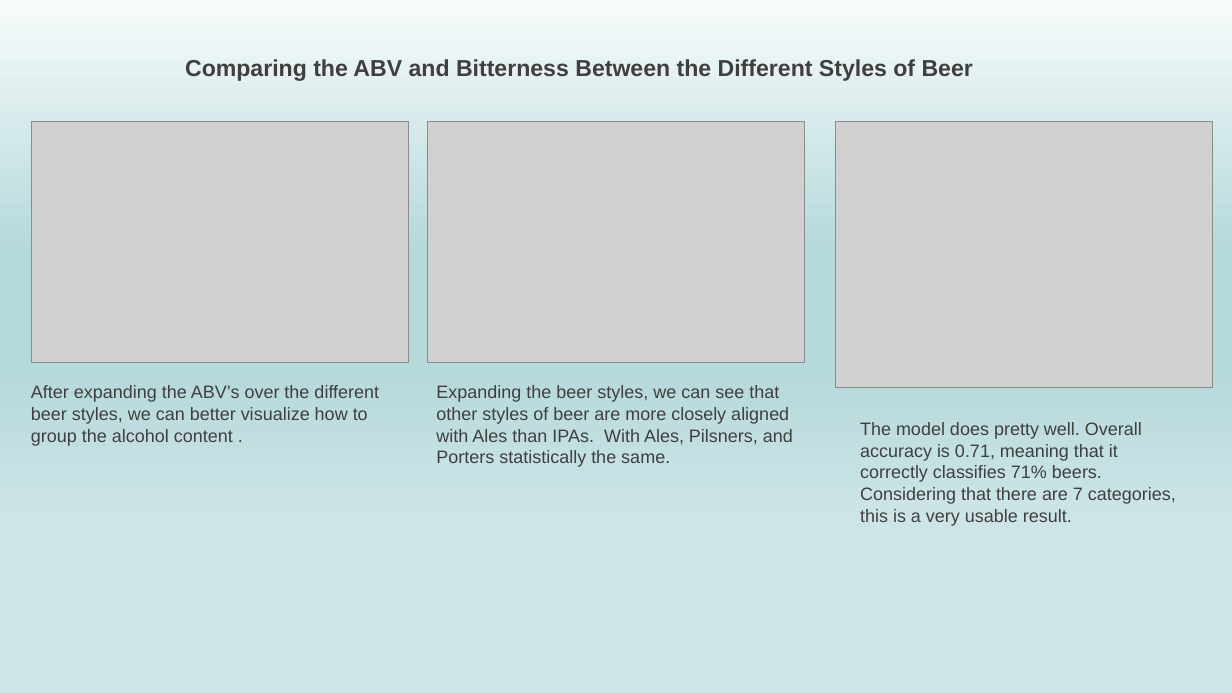
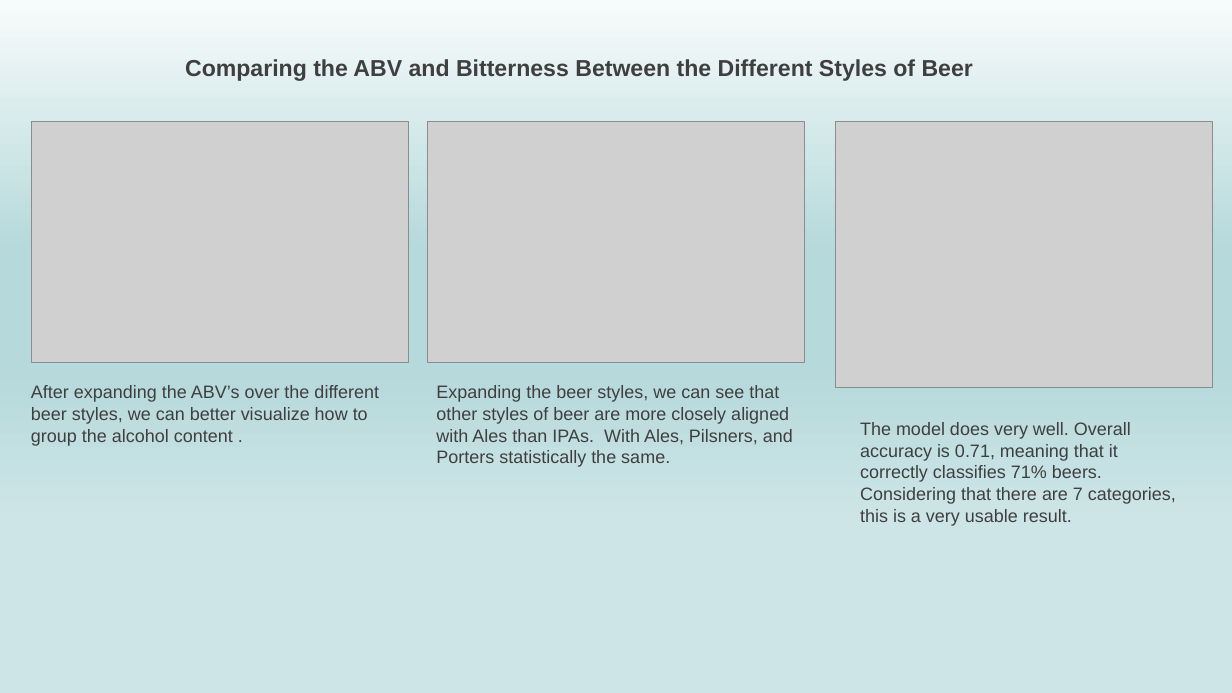
Before and after one commit to NickSager/MSDS_6306_Project1, a slide deck: slide 12 of Group4_CaseStudy1.pptx. Drawn at 1232x693 pixels with LibreOffice and Linux fonts; fonts in the diff are those of the drawing; grey boxes stand for pictures. Boxes give left, top, right and bottom in pixels: in the first picture for what was removed or moved away, otherwise in the second. Text is boxed around its words. In the diff, an @@ line names an element or a change of style, - is before the commit and + after.

```diff
--- a/Group4_CaseStudy1.pptx
+++ b/Group4_CaseStudy1.pptx
@@ text at [860,422,1176,526]: text changed @@
-The model does pretty well. Overall accuracy is 0.71, meaning that it correctly classifies 71% beers. Considering that there are 7 categories, this is a very usable result.
+The model does very well. Overall accuracy is 0.71, meaning that it correctly classifies 71% beers. Considering that there are 7 categories, this is a very usable result.
```
